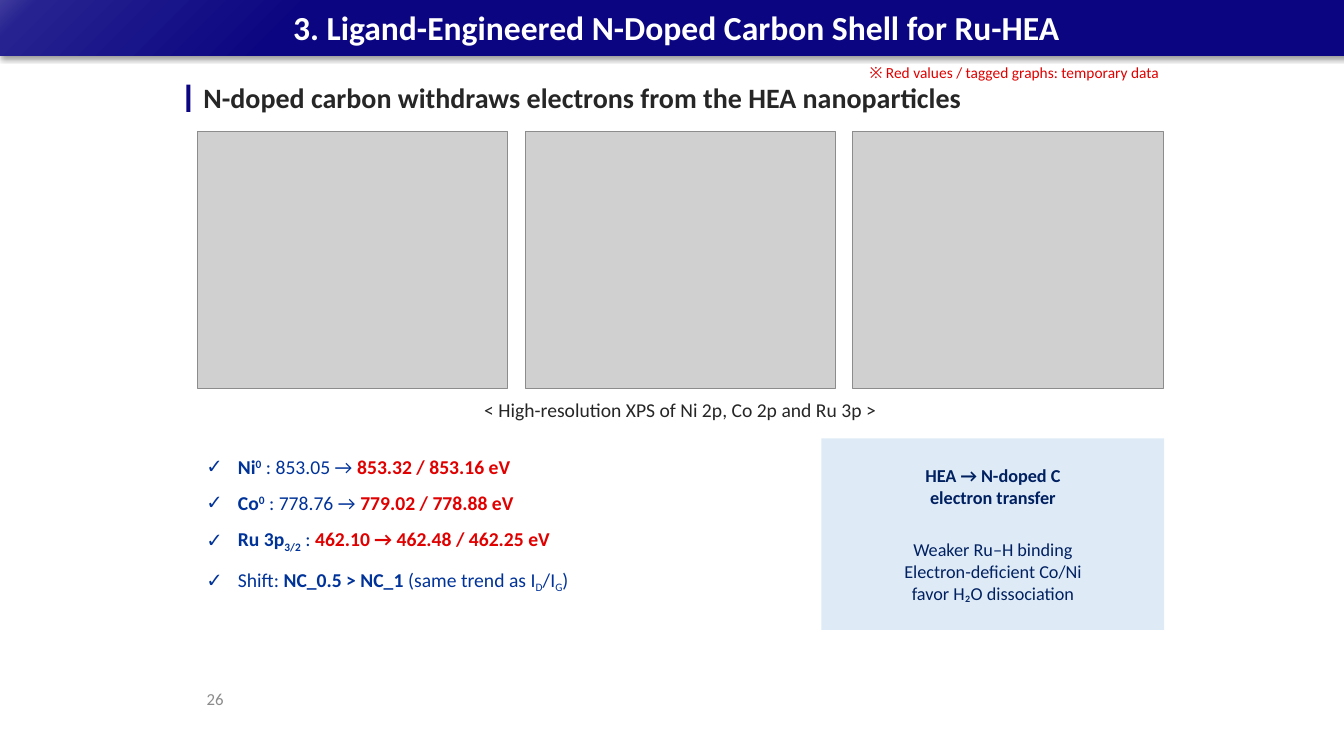
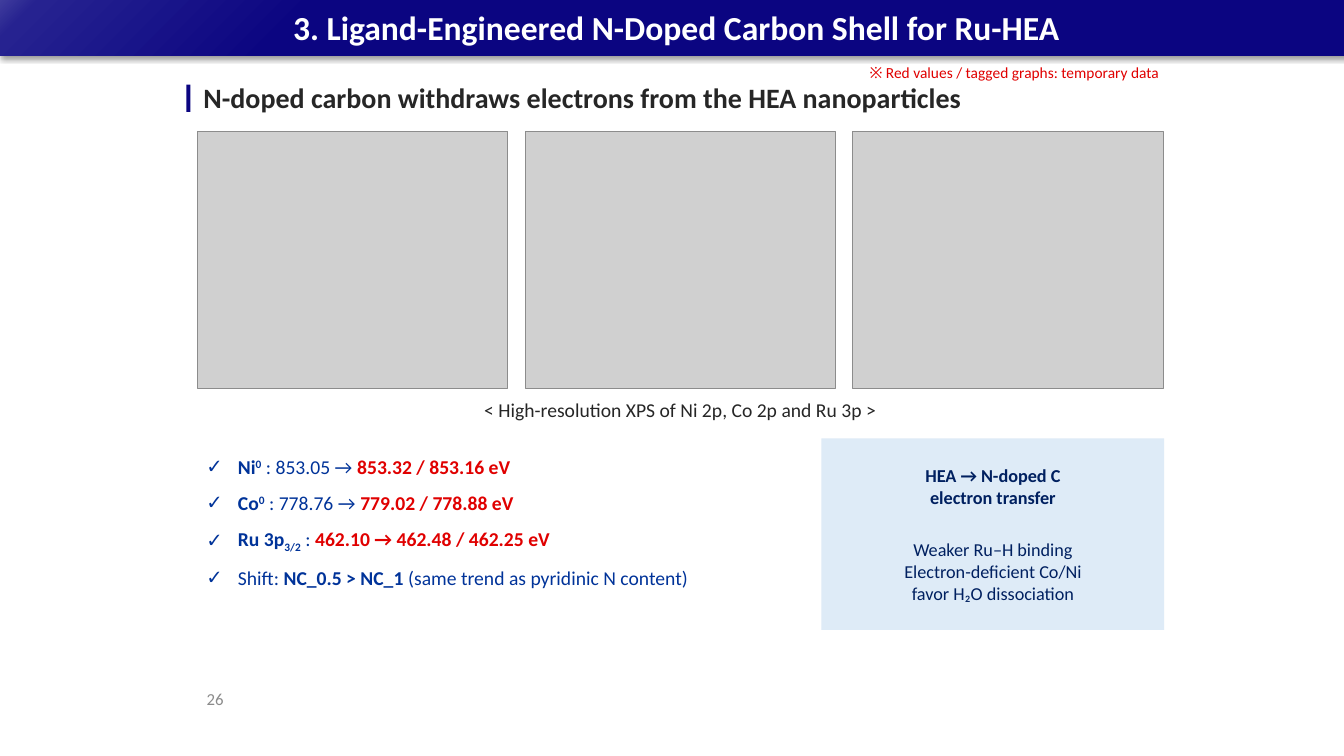
Before and after one commit to limsj0204/letter, a slide deck: slide 26 of 학위논문_디펜스_발표자료.pptx. Drawn at 1344x756 pixels with LibreOffice and Linux fonts; fonts in the diff are those of the drawing; grey boxes stand for pictures. Boxes give left, top, right and bottom in pixels: in the first picture for what was removed or moved away, otherwise in the second. Text is boxed around its words. In the diff, an @@ line names an element or a change of style, - is before the commit and + after.

```diff
--- a/학위논문_디펜스_발표자료.pptx
+++ b/학위논문_디펜스_발표자료.pptx
@@ text at (238, 571, 687, 588): text changed @@
-✓ Shift: NC_0.5 > NC_1 (same trend as ID/IG)
+✓ Shift: NC_0.5 > NC_1 (same trend as pyridinic N content)
```
Also in this commit, not shown: 2 other slides changed, 1 slide added, 1 other file.
